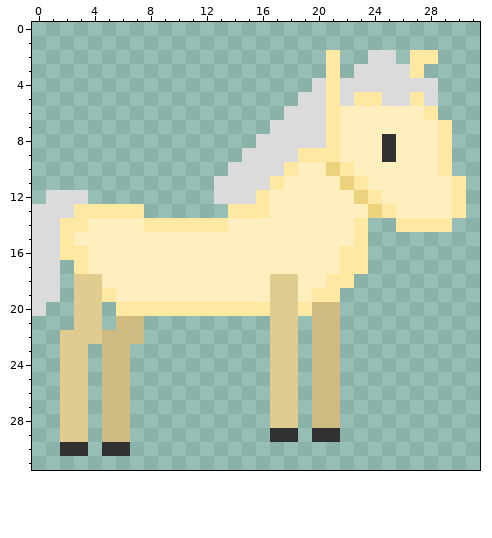
Pixel-art file, stored at AR_MobileGame/Assets/Assets/Selfmade/32x32_Horse.aseprite. The picture above was drawn from the file before the commit.
32x32 pixels, 1 frame.
After:
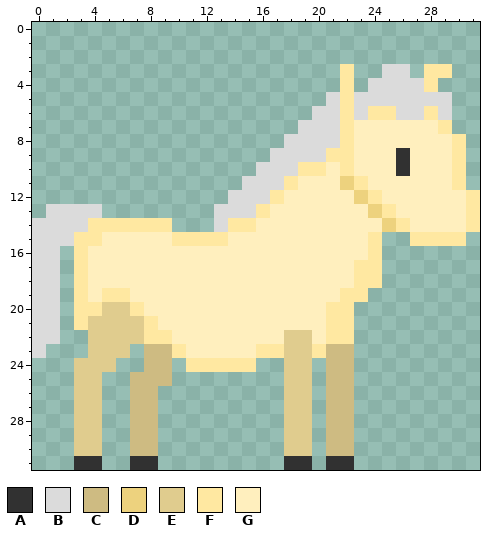
Palette (. is transparent): A #313131  B #dbdbdb  C #cebb82  D #edd27e  E #e0cc8e  F #ffe8a1  G #ffefbe
What changed:
Changed rows in their new state; - is an unchanged pixel.
first column x 0:
 2 ---------------------.--..-..---
 3 ---------------------.F..--.FF--
 4 --------------------..F.----F---
 5 -------------------..BFBB--B-B--
 6 ------------------..-BFBFFBB-B--
 7 -----------------..--BF---------
 8 ----------------..---BF--G---GF-
 9 ---------------..--BB-F--GA--GF-
10 --------------..--BFFG----A--GF-
11 -------------..--BF-------------
12 -...---------.--BF------------GF
13 .--BB...-----BBB--------------GF
14 --BBFFFF--...BFF-------GGD-GGGGF
15 --BFF-----FFFF---------GF--FFFF-
16 --.-------------------GGF-------
17 ----------------------G-F-------
18 ---FG------------GG--GGFF-------
19 ---FG-F----------GG-GGFF--------
20 -B-FFEE-GGGGGGGGGGGGGFF---------
21 BB-F-EEEFGGGGGGGGGGGGFF---------
22 BB..-EEEFFGGGGGGGG-EGFF---------
23 B-..EEE-CCFGGGGGFF-EF-C---------
24 --.-EE.-CC-FFFFF-.-E.-C---------
25 --.-E..CCC-------.-E.-C---------
26 --.-E..CC--------.-E.-C---------
27 --.-E..CC--------.-E.-C---------
28 --.-E..CC--------.-E.-C---------
29 --.-E..CC--------.EE.CC---------
30 --.EE..CC---------EE-CC---------
31 ---AA--AA---------AA-AA---------
Boxes around the changes in both pictures, in picture pixels (x1, y1, x2, y2):
changed: (32, 50, 480, 470)
